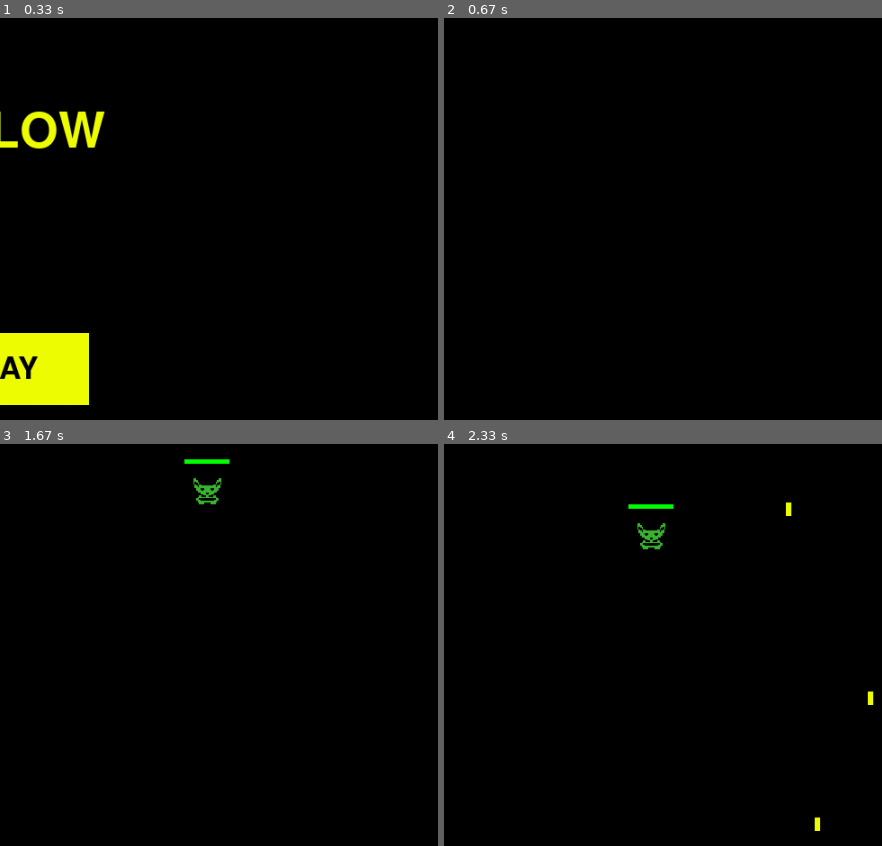
Above: before the commit, frames 1-4 (two rows, left to right).
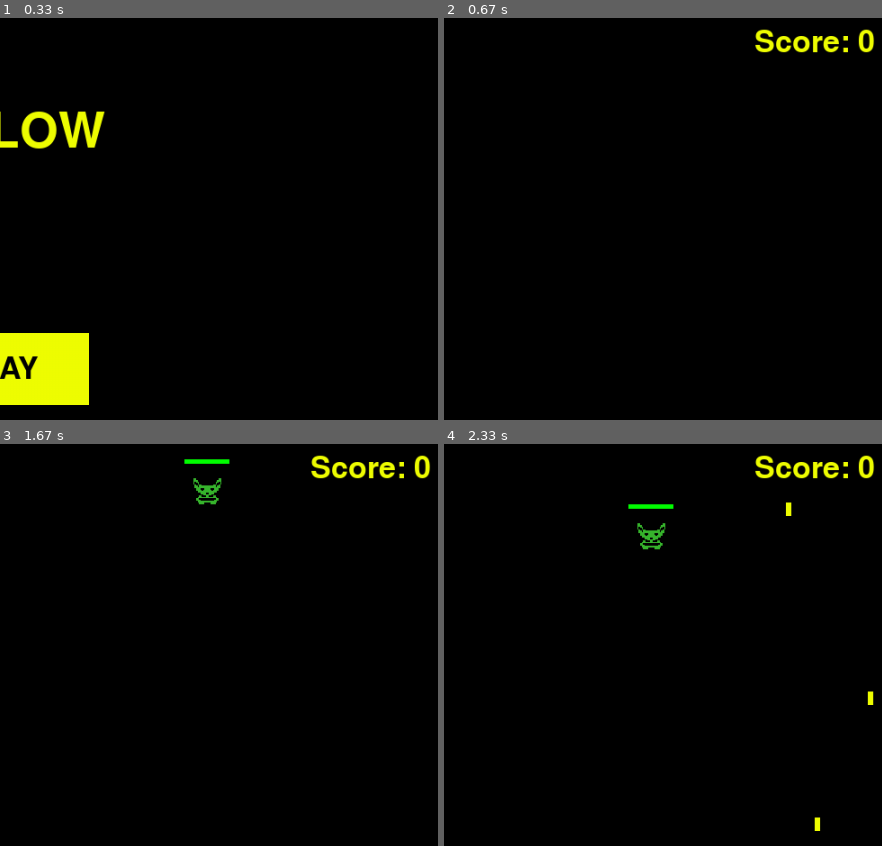
Above: after the commit, the same moments.

Repository: backmirio/GD-Pygame-Test
Game: pygame game, started from main.py
The game is run twice, just before and just after one commit, with the same random seed, the same clock (stepped at 60 frames per second) and the same inputs.
Inputs:
- Up to frame 1 (0.33 s): no input
- Up to frame 2 (0.67 s): click "PLAY" at 0.38 s
- Up to frame 3 (1.67 s): hold Right 0.67-1.13 s; hold Right 1.17-1.63 s; tap Space at 1.23, 1.53 s
- Up to frame 4 (2.33 s): hold Left 1.67-2.2 s; tap Space at 1.73, 2.03, 2.3 s; hold Left from 2.23 s (still down)
The pictures show only the part of the screen within x 49-99%, y 0-50%; the shares and areas given below are measured in that part.

Frame 1 is identical in both runs. In frame 2, 0.8% of the frame differs, in the area x 71-99%, y 2-9%; in frame 3, 0.8%; in frame 4, 0.8%.

Commit message:
Fixing little issues like the restart button

Diff:
--- a/main.py
+++ b/main.py
@@ -14,6 +14,7 @@
 game_state = "menu"
 
 player_lives = 3
+score = 0
 invincible_timer = 0
 invincible_duration = 1.5
 
@@ -355,6 +356,7 @@
                 blues_to_remove.append(blue)
 
             elif blue["hp"] <= 0:
+                score += 25
                 blues_to_remove.append(blue)
 
         for blue in blues_to_remove:
@@ -385,18 +387,6 @@
                     player_shots.remove(shot)
                     break
 
-            for red in reds:
-
-                if red["pos"].y > screen.get_height() + 25:
-                    player_lives -= 1
-                    reds.remove(red)
-
-                elif red["hp"] <= 0:
-                    reds.remove(red)
-
-            for red in reds_to_remove:
-                reds.remove(red)
-
             screen.blit(red_img, red_rect)
 
             pygame.draw.rect(
@@ -421,6 +411,19 @@
                 )
             )
 
+        for red in reds:
+            if red["pos"].y > screen.get_height() + 25:
+                player_lives -= 1
+                reds_to_remove.append(red)
+
+            elif red["hp"] <= 0:
+                score += 75
+                reds_to_remove.append(red)
+
+        for red in reds_to_remove:
+            reds.remove(red)
+
+
         for green in greens:
 
             if green["pos"].y > screen.get_height() + 25:
@@ -428,6 +431,7 @@
                 greens_to_remove.append(green)
 
             elif green["hp"] <= 0:
+                score += 50
                 greens_to_remove.append(green)
 
         for green in greens_to_remove:
@@ -448,7 +452,6 @@
         )
 
         for i in range(player_lives):
-
             screen.blit(
                 heart_img,
                 (
@@ -456,6 +459,20 @@
                     10
                 )
             )
+
+        score_text = font_button.render(
+            f"Score: {score}",
+            True,
+            (240, 255, 0)
+        )
+
+        screen.blit(
+            score_text,
+            (
+                screen.get_width() - score_text.get_width() - 20,
+                10,
+            )
+        )
 
     elif game_state == "game_over":
 
@@ -513,8 +530,19 @@
 
                     game_state = "game"
                     player_lives = 3
+                    score = 0
                     greens.clear()
+                    blues.clear()
+                    reds.clear()
                     player_shots.clear()
+
+                    player_pos.x = screen.get_width() / 2
+                    player_pos.y = screen.get_height() / 1.040
+
+                    green_timer = 0
+                    blue_timer = 0
+                    red_timer = 0
+
                     invincible_timer = 0
     pygame.display.flip()
 
